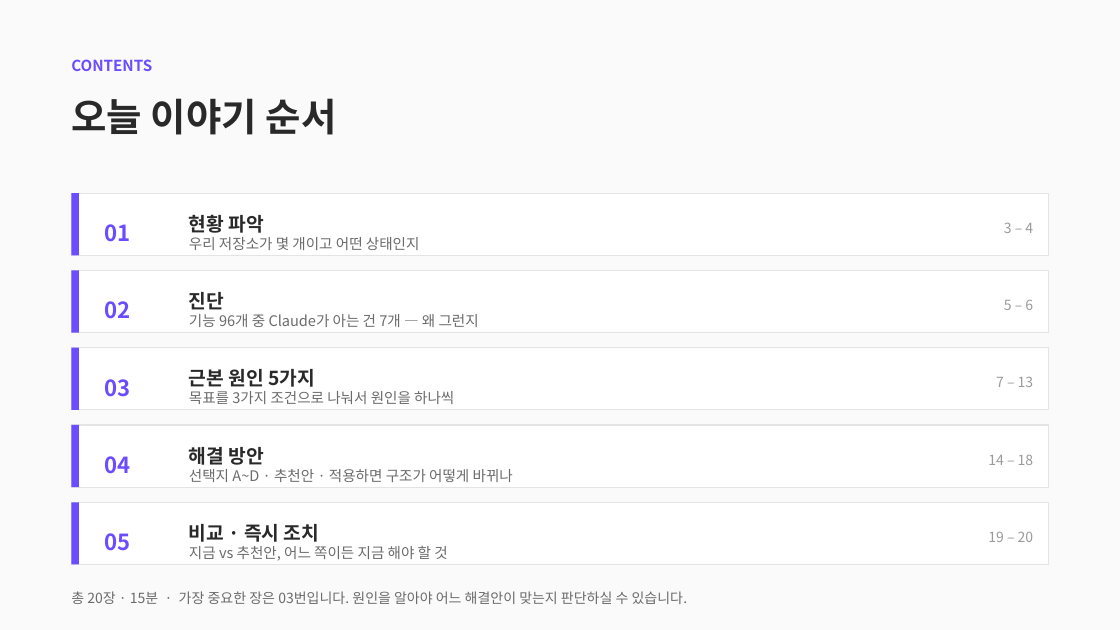
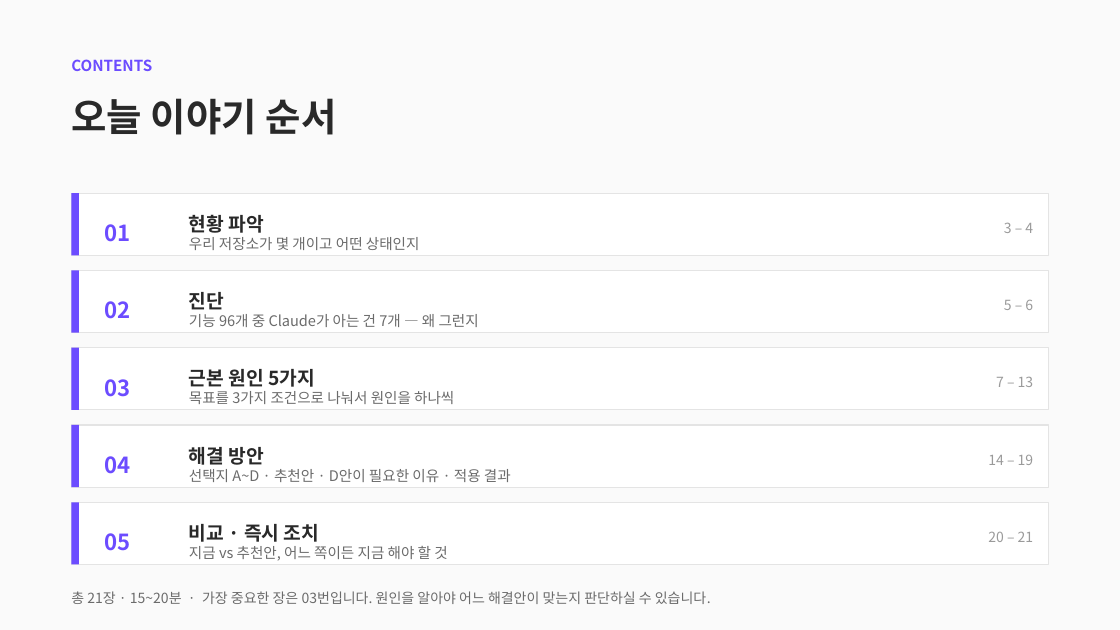
Before and after one commit to CdBd-in/design, a slide deck: slide 2 of CdBd 문서 체계 진단 및 개편 제안.pptx. Drawn at 1120x630 pixels with LibreOffice and Linux fonts; fonts in the diff are those of the drawing. Boxes give left, top, right and bottom in pixels: in the first picture for what was removed or moved away, otherwise in the second. Text is boxed around its words. In the diff, an @@ line names an element or a change of style, - is before the commit and + after.

```diff
--- a/CdBd 문서 체계 진단 및 개편 제안.pptx
+++ b/CdBd 문서 체계 진단 및 개편 제안.pptx
@@ text at [189,469,511,482]: text changed @@
-선택지 A~D · 추천안 · 적용하면 구조가 어떻게 바뀌나
+선택지 A~D · 추천안 · D안이 필요한 이유 · 적용 결과
@@ text at [988,532,1034,542]: text changed @@
-19 – 20
+20 – 21
@@ text at [71,591,711,604]: text changed @@
-총 20장 · 15분 · 가장 중요한 장은 03번입니다. 원인을 알아야 어느 해결안이 맞는지 판단하실 수 있습니다.
+총 21장 · 15~20분 · 가장 중요한 장은 03번입니다. 원인을 알아야 어느 해결안이 맞는지 판단하실 수 있습니다.
```
Also in this commit, not shown: 4 other slides changed, 1 slide added, 1 other file.
